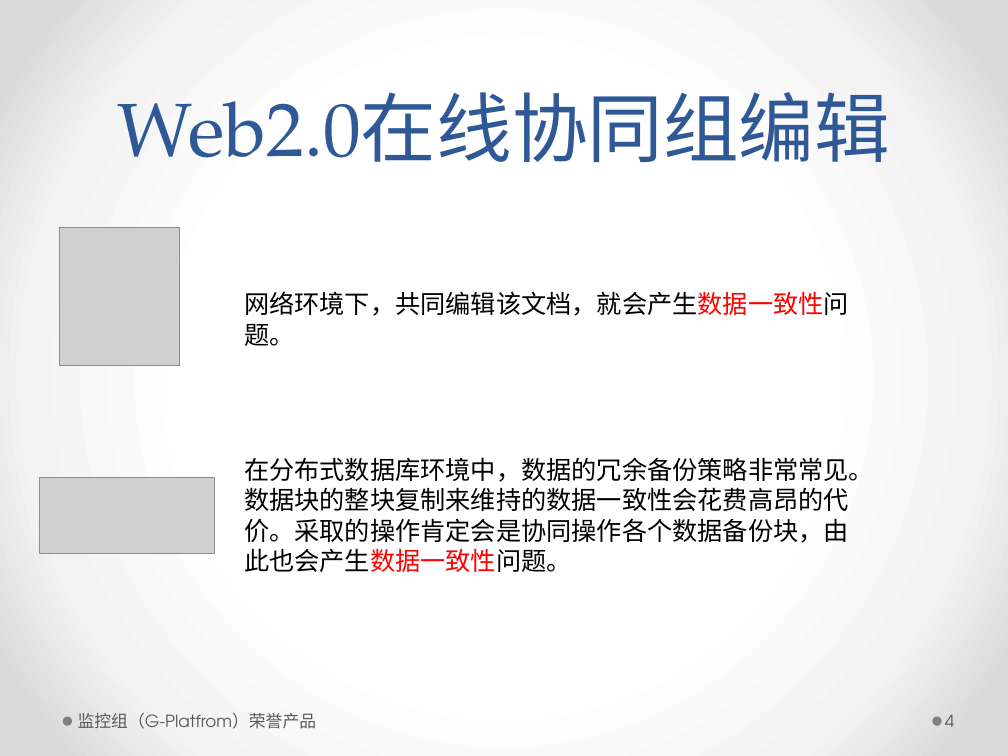
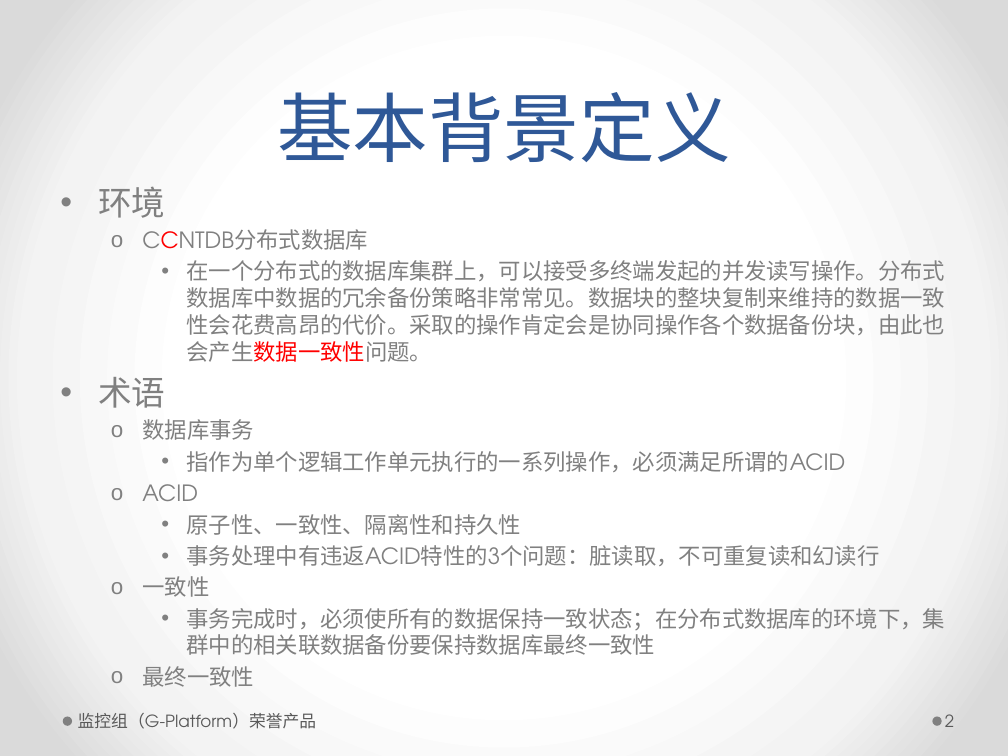
Before and after one commit to ccnt/ccntdb.core.algorithm, a slide deck: slide 2 of Algorithm/文档/ccntDB分布式数据库一致性问题.pptx (slide 4 before the commit). Drawn at 1008x756 pixels with LibreOffice and Linux fonts; fonts in the diff are those of the drawing; grey boxes stand for pictures. Boxes give left, top, right and bottom in pixels: in the first picture for what was removed or moved away, otherwise in the second. Text is boxed around its words. In the diff, an @@ line names an element or a change of style, - is before the commit and + after.

Commit message:
add on

```diff
--- a/Algorithm/文档/ccntDB分布式数据库一致性问题.pptx
+++ b/Algorithm/文档/ccntDB分布式数据库一致性问题.pptx
@@ title at bbox=[277, 92, 731, 162]: text changed @@
-Web2.0在线协同组编辑
+基本背景定义
@@ text added at bbox=[98, 187, 945, 687], 16 pt, text #808080 @@
+• 环境
+  o CCNTDB分布式数据库
+    • 在一个分布式的数据库集群上，可以接受多终端发起的并发读写操作。分布式数据库中数据的冗余备份策略非常常见。数据块的整块复制来维持的数据一致性会花费高昂的代价。采取的操作肯定会是协同操作各个数据备份块，由此也会产生数据一致性问题。
+• 术语
+  o 数据库事务
+    • 指作为单个逻辑工作单元执行的一系列操作，必须满足所谓的ACID
+  o ACID
+    • 原子性、一致性、隔离性和持久性
+    • 事务处理中有违返ACID特性的3个问题：脏读取，不可重复读和幻读行
+  o 一致性
+    • 事务完成时，必须使所有的数据保持一致状态；在分布式数据库的环境下，集群中的相关联数据备份要保持数据库最终一致性
+  o 最终一致性
@@ picture removed at bbox=[59, 227, 179, 366] @@
@@ text removed at bbox=[244, 291, 849, 346] @@
-网络环境下，共同编辑该文档，就会产生数据一致性问题。
@@ picture removed at bbox=[39, 477, 214, 553] @@
@@ text removed at bbox=[244, 457, 874, 572] @@
-在分布式数据库环境中，数据的冗余备份策略非常常见。数据块的整块复制来维持的数据一致性会花费高昂的代价。采取的操作肯定会是协同操作各个数据备份块，由此也会产生数据一致性问题。
@@ text at bbox=[78, 713, 317, 729]: text changed @@
-监控组（G-Platfrom）荣誉产品
+监控组（G-Platform）荣誉产品
@@ page number at bbox=[945, 714, 954, 727]: text changed @@
-4
+2
```
Also in this commit, not shown: 9 other slides changed, 29 slides added.
